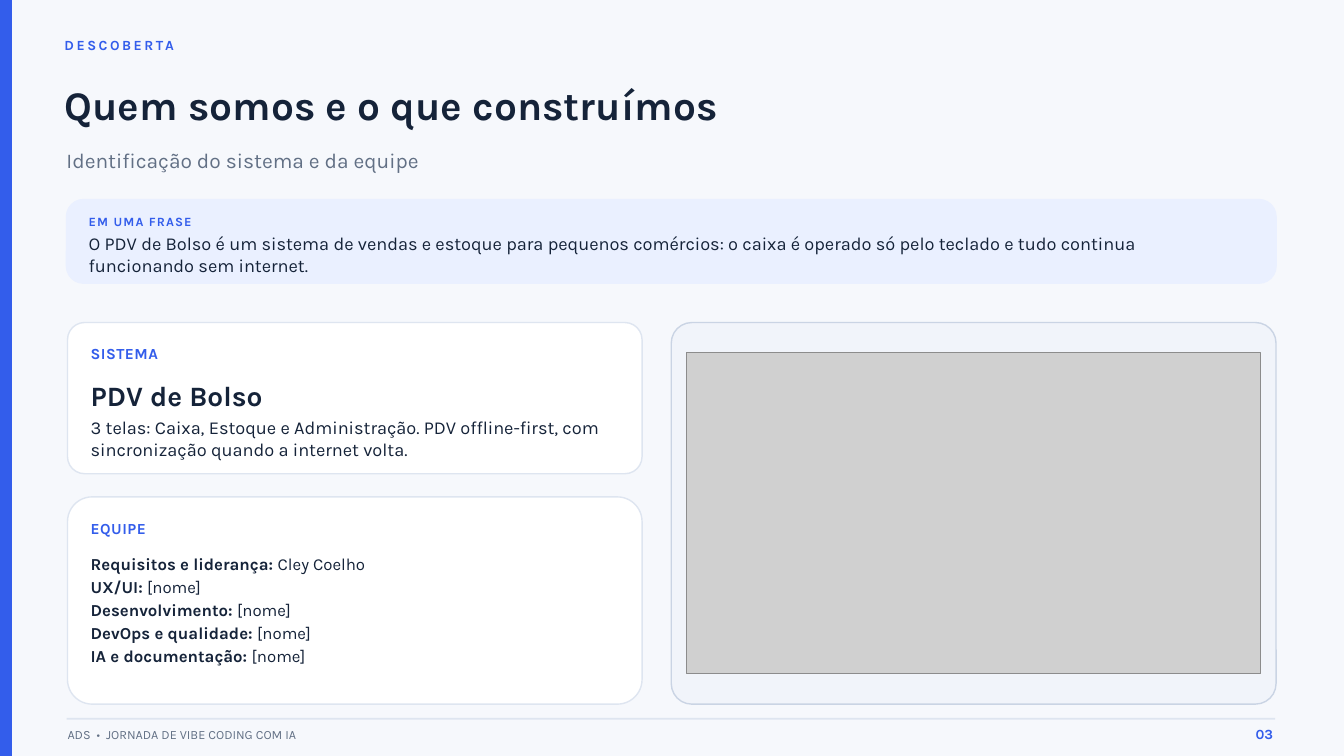
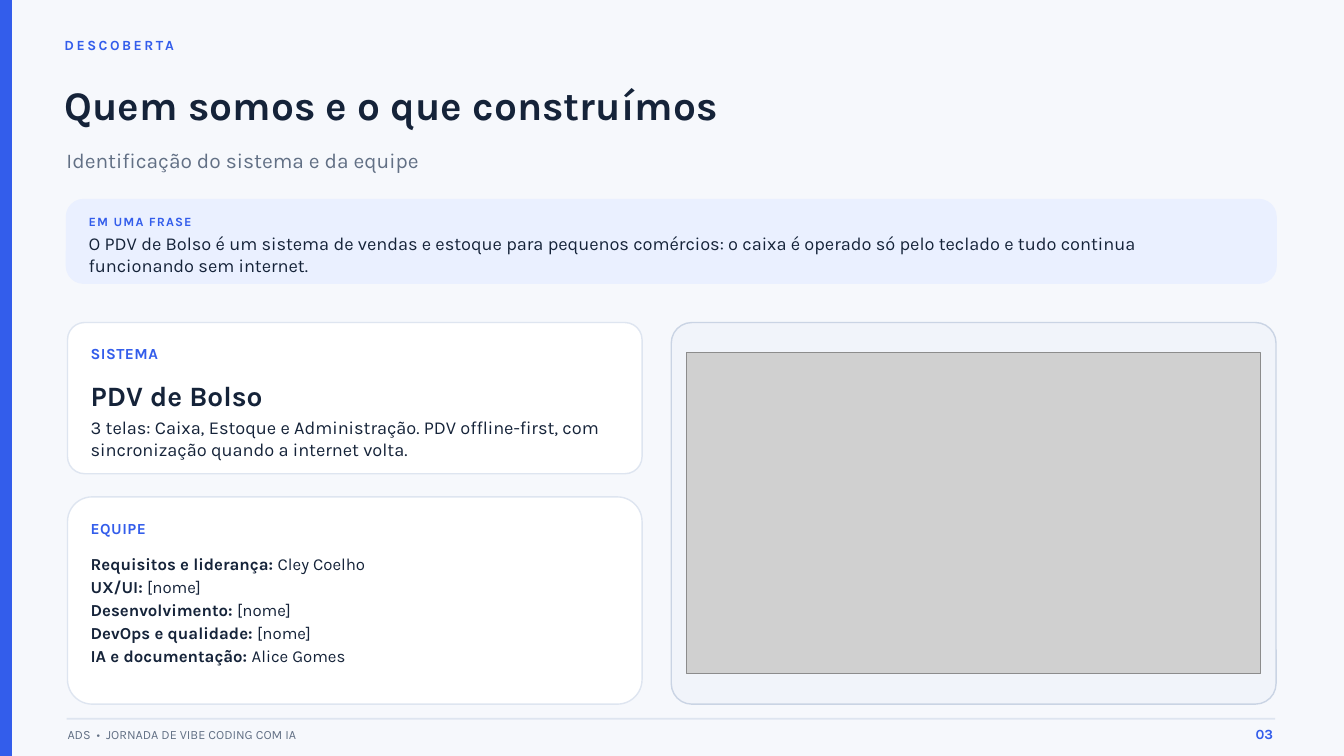
Before and after one commit to yi-cley/PDVPocketEdition, a slide deck: slide 3 of 10 - Apresentacao/PDV_de_Bolso_slides_1-6.pptx. Drawn at 1344x756 pixels with LibreOffice and Linux fonts; fonts in the diff are those of the drawing; grey boxes stand for pictures. Boxes give left, top, right and bottom in pixels: in the first picture for what was removed or moved away, otherwise in the second. Text is boxed around its words. In the diff, an @@ line names an element or a change of style, - is before the commit and + after.

```diff
--- a/10 - Apresentacao/PDV_de_Bolso_slides_1-6.pptx
+++ b/10 - Apresentacao/PDV_de_Bolso_slides_1-6.pptx
@@ text at (x1=91, y1=650, x2=345, y2=666): text changed @@
-IA e documentação: [nome]
+IA e documentação: Alice Gomes
```
Also in this commit, not shown: 2 other slides changed, 2 other files.
